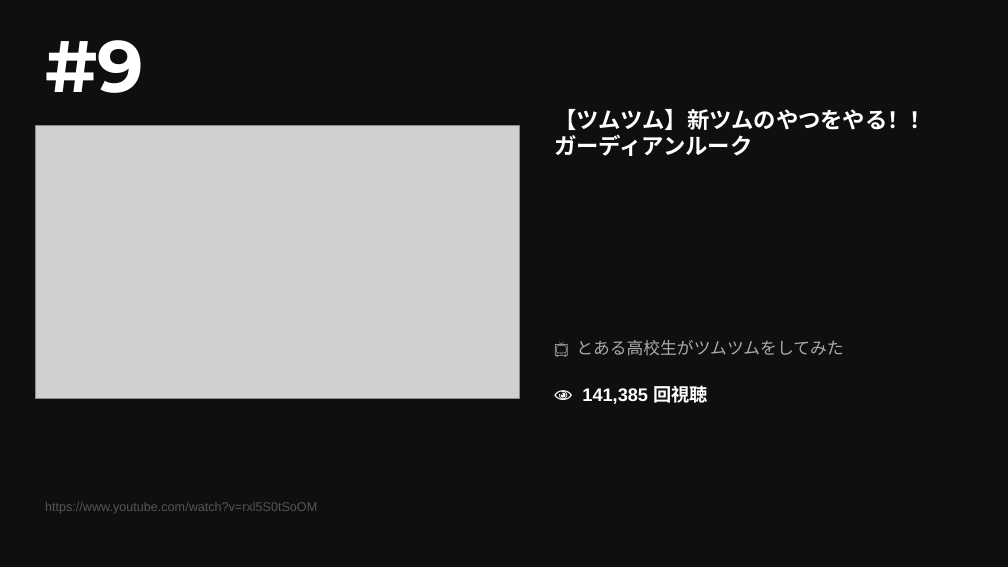
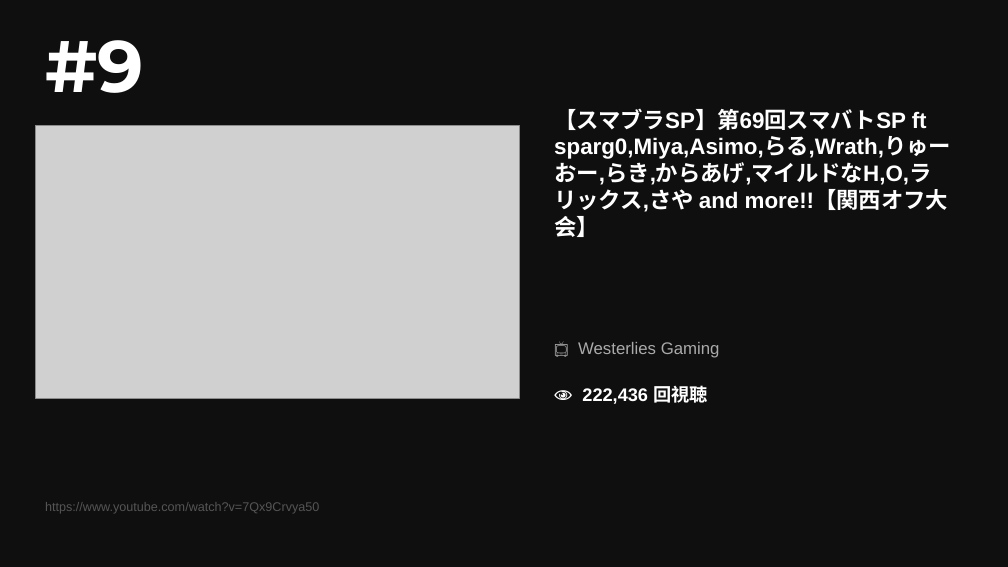
Before and after one commit to asaneasaburo0910-hub/youtube-crawler, a slide deck: slide 3 of youtube_ranking_20260510.pptx. Drawn at 1008x567 pixels with LibreOffice and Linux fonts; fonts in the diff are those of the drawing; grey boxes stand for pictures. Boxes give left, top, right and bottom in pixels: in the first picture for what was removed or moved away, otherwise in the second. Text is boxed around its words. In the diff, an @@ line names an element or a change of style, - is before the commit and + after.

```diff
--- a/youtube_ranking_20260510.pptx
+++ b/youtube_ranking_20260510.pptx
@@ text at box(554, 108, 951, 237): text changed @@
-【ツムツム】新ツムのやつをやる！！ガーディアンルーク
+【スマブラSP】第69回スマバトSP ft sparg0,Miya,Asimo,らる,Wrath,りゅーおー,らき,からあげ,マイルドなH,O,ラリックス,さや and more!!【関西オフ大会】
@@ text at box(578, 342, 720, 358): text changed @@
-📺 とある高校生がツムツムをしてみた
+📺 Westerlies Gaming
@@ text at box(582, 382, 708, 406): text changed @@
-👁 141,385 回視聴
+👁 222,436 回視聴
@@ text at box(45, 502, 319, 514): text changed @@
-https://www.youtube.com/watch?v=rxl5S0tSoOM
+https://www.youtube.com/watch?v=7Qx9Crvya50
```
Also in this commit, not shown: 13 other slides changed.
